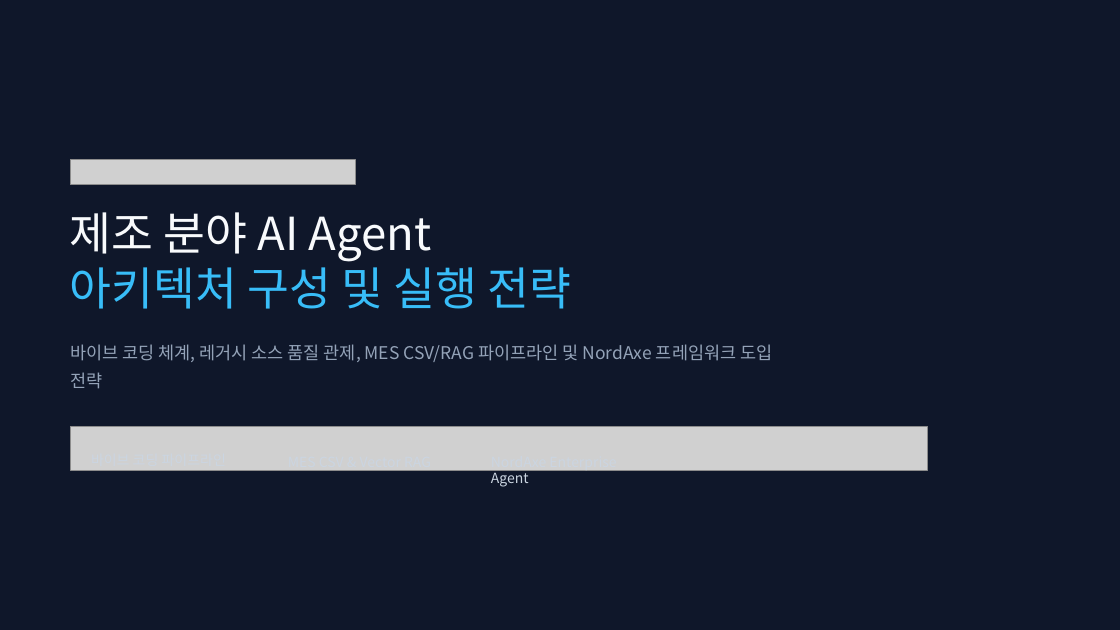
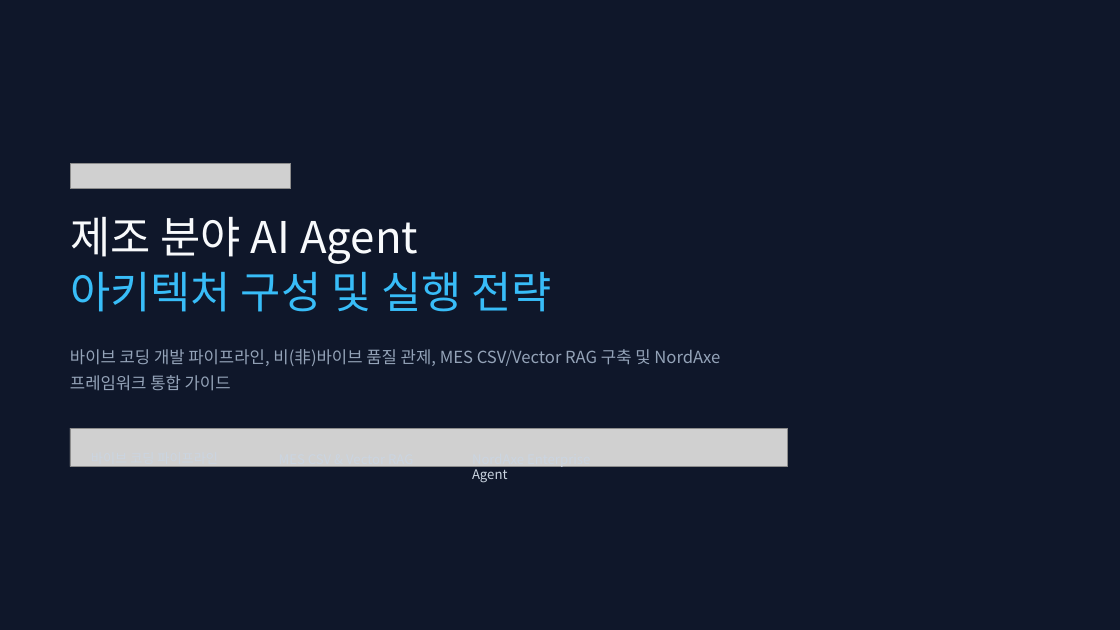
Before and after one commit to mordent/OpenProject, a slide deck: slide 1 of 제조 분야 AI Agent 아키텍처.pptx. Drawn at 1120x630 pixels with LibreOffice and Linux fonts; fonts in the diff are those of the drawing; grey boxes stand for pictures; background and template pictures are left out. Boxes give left, top, right and bottom in pixels: in the first picture for what was removed or moved away, otherwise in the second. Text is boxed around its words. In the diff, an @@ line names an element or a change of style, - is before the commit and + after.

```diff
--- a/제조 분야 AI Agent 아키텍처.pptx
+++ b/제조 분야 AI Agent 아키텍처.pptx
@@ text at box(70, 167, 96, 185): text changed @@
-제조 기술 혁신 프레임워크
+제조 시스템 기술 혁신 프레임워크
@@ picture: place and size @@
-picture at box(70, 160, 355, 184)
+picture at box(70, 163, 291, 188)
@@ text "제조 분야 AI Agent 아키텍처 ..." at box(70, 216, 552, 312): size 39 to 37.5 pt; line spacing 46.8pt to 46.9pt @@
@@ text at box(70, 349, 720, 390): text changed; size 15 to 14.2 pt @@
-바이브 코딩 체계, 레거시 소스 품질 관제, MES CSV/RAG 파이프라인 및 NordAxe 프레임워크 도입 전략
+바이브 코딩 개발 파이프라인, 비(非)바이브 품질 관제, MES CSV/Vector RAG 구축 및 NordAxe 프레임워크 통합 가이드
@@ picture: place and size @@
-picture at box(70, 427, 928, 471)
+picture at box(70, 429, 787, 467)
@@ text "MES CSV & Vector RAG": place and size @@
-text "MES CSV & Vector RAG" at box(288, 470, 431, 471)
+text "MES CSV & Vector RAG" at box(279, 466, 413, 468)
@@ size 12 to 11.2 pt in 3 elements at box(91, 466, 218, 467), box(279, 466, 413, 468), box(472, 465, 590, 483) @@
@@ text "NordAxe Enterprise Agent": place and size @@
-text "NordAxe Enterprise Agent" at box(491, 470, 616, 487)
+text "NordAxe Enterprise Agent" at box(472, 465, 590, 483)
```
Also in this commit, not shown: 10 other slides changed, 1 slide added, 2 slides removed.
